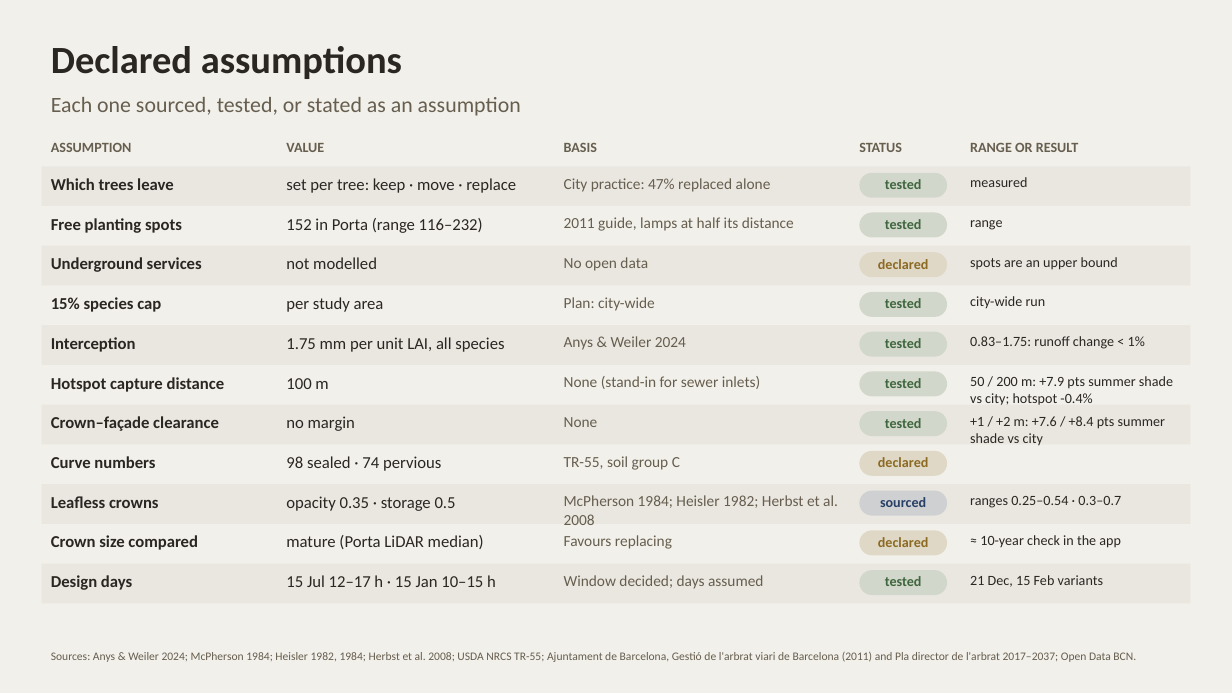
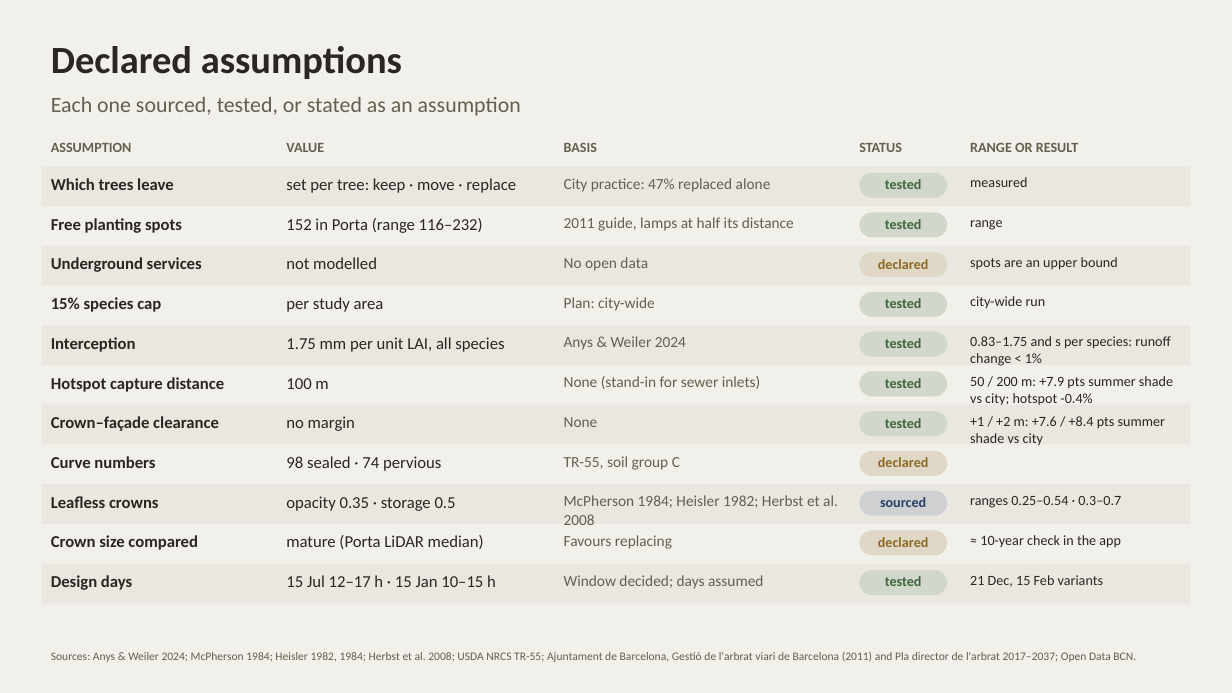
Before and after one commit to giofox96/shade-and-sponge, a slide deck: slide 4 of slides/methodology_17nov.pptx. Drawn at 1232x693 pixels with LibreOffice and Linux fonts; fonts in the diff are those of the drawing. Boxes give left, top, right and bottom in pixels: in the first picture for what was removed or moved away, otherwise in the second. Text is boxed around its words. In the diff, an @@ line names an element or a change of style, - is before the commit and + after.

```diff
--- a/slides/methodology_17nov.pptx
+++ b/slides/methodology_17nov.pptx
@@ text at box(970, 336, 1170, 366): text changed @@
-0.83–1.75: runoff change < 1%
+0.83–1.75 and s per species: runoff change < 1%
```
Also in this commit, not shown: 2 other files.
